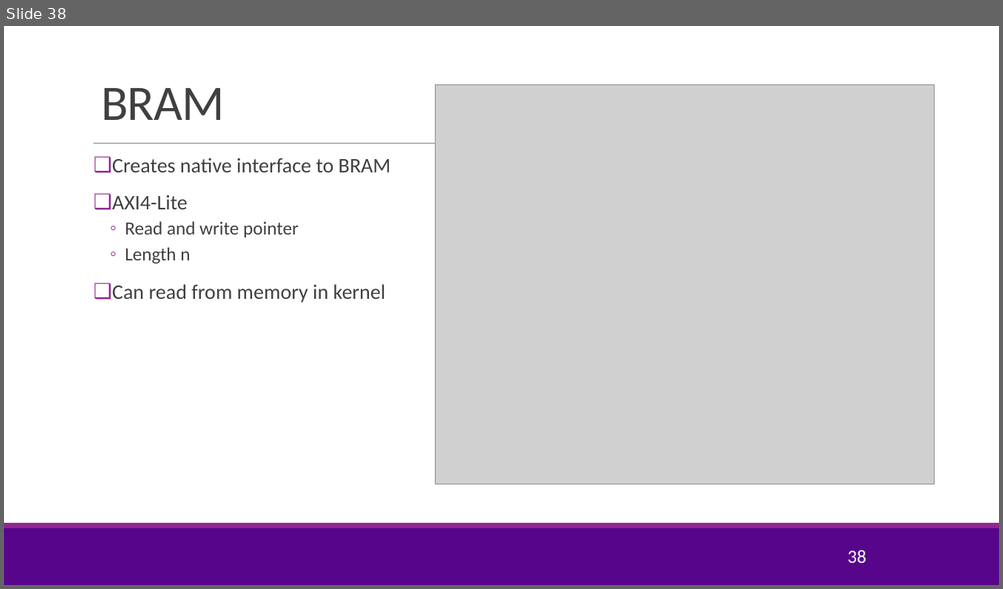
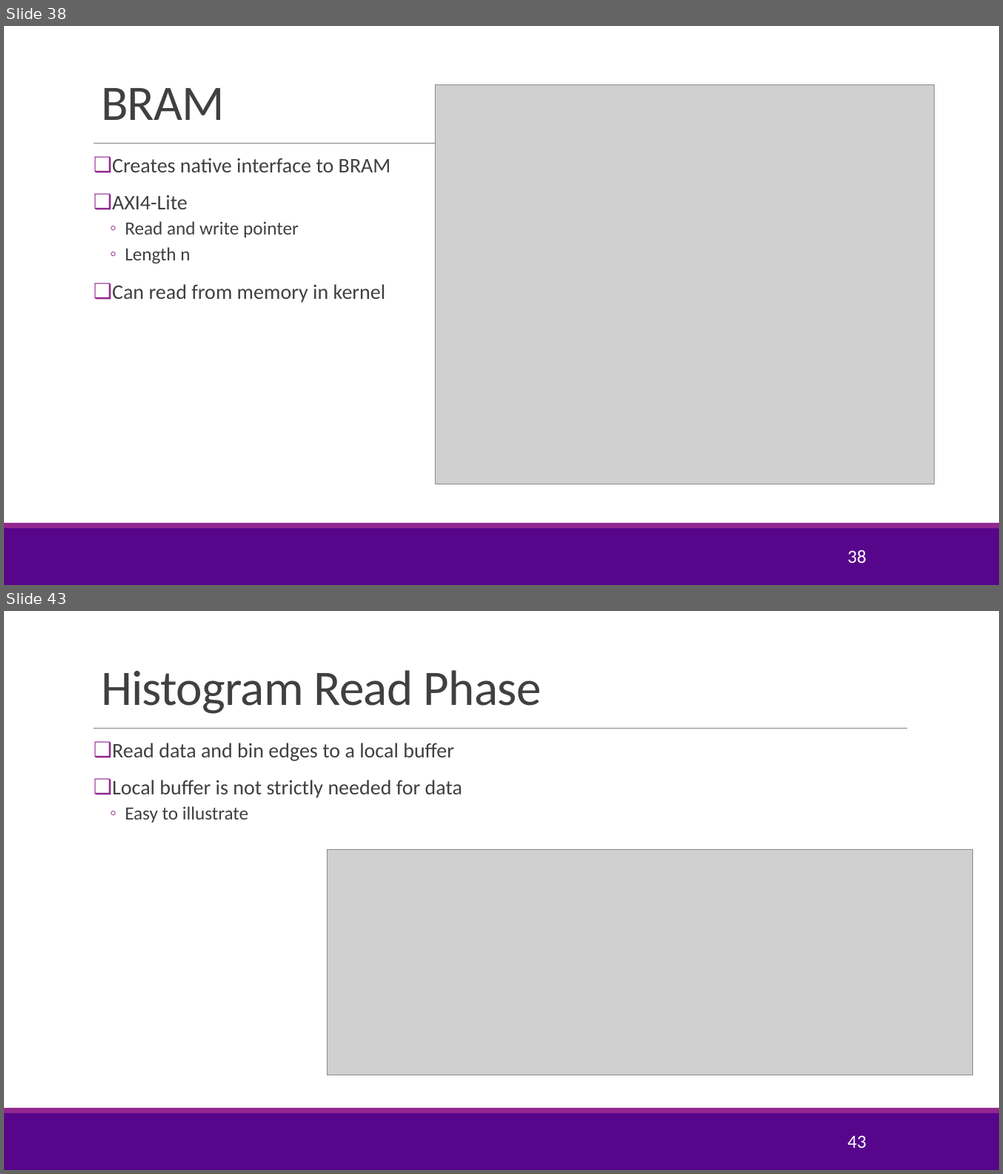
Before and after one commit to tonykorycki/hwdesign, a slide deck: units/unit08_sharedmem/sharedmem.pptx. Shown one above the other, each under a label of ours: slide 38 before the commit, slides 38 and 43 after it; the slides between them are not shown. The pictures are 1003x589 and 1003x1174 pixels, drawn with LibreOffice and Linux fonts; fonts in the diff are those of the drawing; grey boxes stand for pictures; background and template pictures are left out. Boxes give left, top, right and bottom in pixels: in the first picture for what was removed or moved away, otherwise in the second. Text is boxed around its words. In the diff, an @@ line names an element or a change of style, - is before the commit and + after.

```diff
--- a/units/unit08_sharedmem/sharedmem.pptx
+++ b/units/unit08_sharedmem/sharedmem.pptx
@@ slide 43 added at (4,611,999,1170), background #FFFFFF; not listed: 3 template elements that a slide beside it also shows @@
@@ title added at (101,670,540,714), 48 pt, text #404040 @@
+Histogram Read Phase
@@ text added at (112,743,462,823), 20 pt, text #404040 @@
+❑ Read data and bin edges to a local buffer
+❑ Local buffer is not strictly needed for data
+  ◦ Easy to illustrate
@@ picture added at (327,850,973,1076) @@
@@ page number added at (847,1136,866,1148), 18 pt, text #FFFFFF @@
+43
```
Also in this commit, not shown: 8 other slides added, 3 other files.
